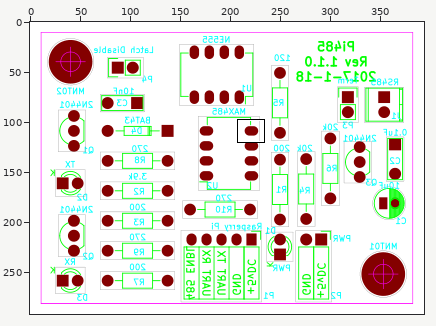
Two states of a sprite sheet, standalone/plots/pi485-brd.png. The picture above shows the old version from afar; the outline marks the close-up.
Close-up. Old version:
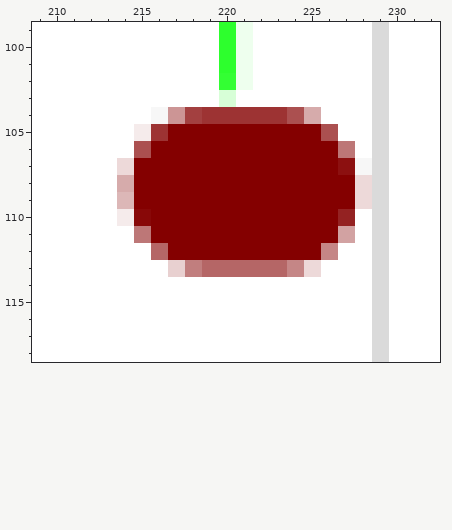
The file is 394x292 pixels. Colours within 5 levels of each other are drawn and written as one. Shown: x 209..232, y 99..118. The commit also changed other parts of the picture, which this record leaves out.
After:
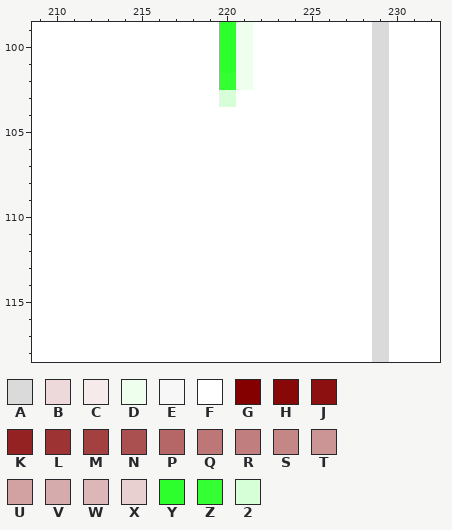
Palette (. is transparent): A #dadada  B #edd9d9  C #f5ebeb  D #eeffee  E #f7f7f7  F #ffffff  G #840000  H #880808  J #8c1010  K #942222  L #9d3333  M #a34040  N #ab5050  P #b56666  Q #bd7777  R #c17e7e  S #c58686  T #cc9595  U #d2a2a2  V #d6abab  W #dcb7b7  X #e8d0d0  Y #2dff2d  Z #33ff33  2 #d7ffd7
Edits made:
@@ x 209..232 @@
 103 FFFFFFFFFFF2FFFFFFFFAFFF
-104 FFFFFFFETMLLLLLNVFFFAFFF
-105 FFFFFFCLGGGGGGGGGNFFAFFF
-106 FFFFFFNGGGGGGGGGGGQFAFFF
-107 FFFFFBGGGGGGGGGGGGJEAFFF
-108 FFFFFVGGGGGGGGGGGGGBAFFF
-109 FFFFFWGGGGGGGGGGGGGBAFFF
-110 FFFFFCHGGGGGGGGGGGKFAFFF
-111 FFFFFFQGGGGGGGGGGGUFAFFF
-112 FFFFFFFPGGGGGGGGGSFFAFFF
-113 FFFFFFFFXRPPPPPSBFFFAFFF
+104 FFFFFFFFFFFFFFFFFFFFAFFF
+105 FFFFFFFFFFFFFFFFFFFFAFFF
+106 FFFFFFFFFFFFFFFFFFFFAFFF
+107 FFFFFFFFFFFFFFFFFFFFAFFF
+108 FFFFFFFFFFFFFFFFFFFFAFFF
+109 FFFFFFFFFFFFFFFFFFFFAFFF
+110 FFFFFFFFFFFFFFFFFFFFAFFF
+111 FFFFFFFFFFFFFFFFFFFFAFFF
+112 FFFFFFFFFFFFFFFFFFFFAFFF
+113 FFFFFFFFFFFFFFFFFFFFAFFF
 114 FFFFFFFFFFFFFFFFFFFFAFFF
Pixel boxes of the changes (left, top, right, bottom) in both close-ups:
changed: (117, 107, 372, 277)
